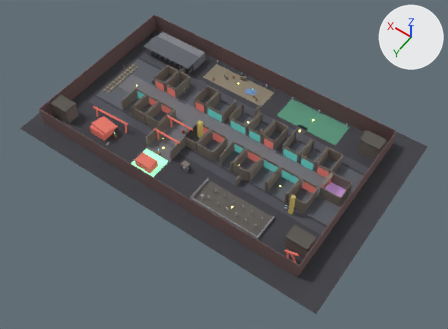
Renders of the glTF model prop_level_yata2.glb from each side of a commit.
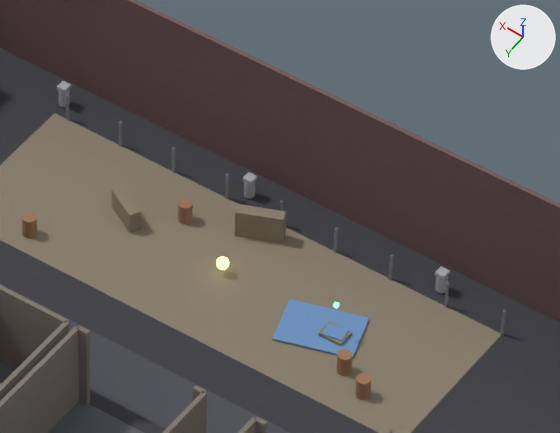
There are two pictures of each version: one whole from a 50 mm lens placed at (-106.0, 289.3, 411.4), pointed at (84.5, 22.6, -7.8), one close up on the part from 47% to 63% of the width and 15% to 32% of the height. The axes (+X, +Y, +Z) are drawn at upper right. The lights are the same throughout. The older version's two pictures come first. Vertices at exactly the same position are counted once.

The first close-up shows 'level_yata2'.
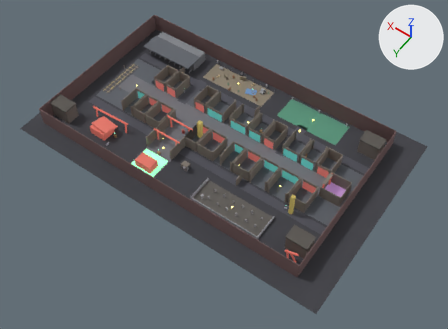
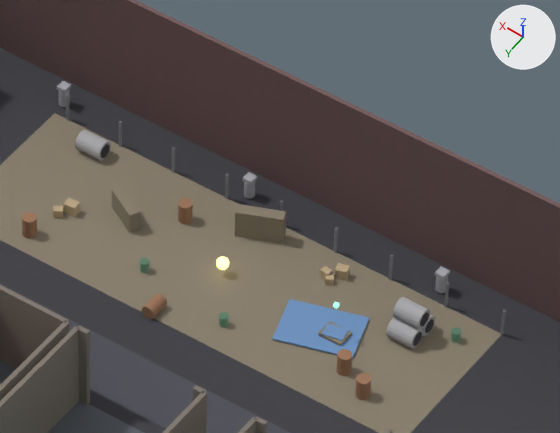
Boxes [x1, y1, x2, y2] around the edits, measured in the close-ups (560 x 433 px):
part 1 of me_立方体, added
    after: [142, 293, 167, 319]
part 2 of me_立方体, added
    after: [393, 297, 430, 329]
part 3 of me_立方体, added
    after: [75, 130, 111, 161]
part 4 of me_立方体, added
    after: [425, 319, 434, 333]
part 5 of me_立方体, added
    after: [413, 332, 422, 346]
part 6 of me_立方体, added
    after: [420, 313, 429, 327]
part 7 of me_立方体, added
    after: [101, 144, 110, 158]
part 8 of me_立方体, added
    after: [219, 319, 228, 328]
part 9 of me_立方体, added
    after: [140, 264, 149, 273]
part 10 of me_立方体, added
    after: [451, 334, 461, 343]
part 11 of me_立方体, added
    after: [219, 312, 229, 320]
part 12 of me_立方体, added
    after: [139, 258, 150, 266]
part 13 of me_立方体, added
    after: [451, 328, 462, 336]
part 14 of me_立方体, added
    after: [335, 263, 350, 281]
part 15 of me_立方体, added
    after: [320, 266, 333, 280]
part 16 of me_立方体, added
    after: [325, 275, 334, 285]
part 17 of me_立方体, added
    after: [63, 198, 80, 217]
part 18 of me_立方体, added
    after: [53, 206, 63, 218]
part 19 of me_立方体, added
    after: [386, 315, 435, 349]

What changed in the scene script:
```text
Change me_立方体:
    remove me_立方体.from_pydata(...)  # 13248 vertices, 24454 faces; spans x -50.0..250.0, y -90.0..99.0, z -1.0..22.0
    add me_立方体.from_pydata(...)  # 13766 vertices, 25414 faces; spans x -50.0..250.0, y -90.0..99.0, z -1.0..22.0
    me_立方体 part 1: a new loose piece, a 16-sided cylinder along y spanning x 127.1..128.9, y -48.4..-45.6, z 0.0..1.8, in mat_drum (brown #9e7659)
    me_立方体 part 2: a new loose piece, a 16-sided cylinder along x spanning x 99.2..102.8, y -63.0..-60.4, z 2.2..4.8, in mat_conc (grey #adadb1)
    me_立方体 part 3: a new loose piece, a 16-sided cylinder along x spanning x 148.2..151.8, y -66.3..-63.7, z 0.0..2.6, in mat_conc (grey #adadb1)
    me_立方体 part 4: a new loose piece, a 16-sided cylinder along x spanning x 99.1..102.9, y -63.9..-62.1, z 0.4..2.2, in mat_bore (dark grey #38383f)
    me_立方体 part 5: a new loose piece, a 16-sided cylinder along x spanning x 99.1..102.9, y -61.3..-59.5, z 0.4..2.2, in mat_bore (dark grey #38383f)
    me_立方体 part 6: a new loose piece, a 16-sided cylinder along x spanning x 99.1..102.9, y -62.6..-60.8, z 2.6..4.4, in mat_bore (dark grey #38383f)
    me_立方体 part 7: a new loose piece, a 16-sided cylinder along x spanning x 148.1..151.9, y -65.9..-64.1, z 0.4..2.2, in mat_bore (dark grey #38383f)
    me_立方体 part 8: a new loose piece, a 16-sided cylinder along z spanning x 119.4..120.6, y -50.5..-49.5, z 0.0..1.4, in mat_bin (green #6f9e81)
    me_立方体 part 9: a new loose piece, a 16-sided cylinder along z spanning x 132.4..133.6, y -52.5..-51.5, z 0.0..1.4, in mat_bin (green #6f9e81)
    me_立方体 part 10: a new loose piece, a 16-sided cylinder along z spanning x 95.4..96.6, y -64.6..-63.5, z 0.0..1.4, in mat_bin (green #6f9e81)
    me_立方体 part 11: a new loose piece, a 16-sided cylinder along z spanning x 119.38..120.62, y -50.62..-49.38, z 1.39..1.51, in mat_binlid_120 (green #598169)
    me_立方体 part 12: a new loose piece, a 16-sided cylinder along z spanning x 132.38..133.62, y -52.62..-51.38, z 1.39..1.51, in mat_binlid_133 (green #598169)
    me_立方体 part 13: a new loose piece, a 16-sided cylinder along z spanning x 95.38..96.62, y -64.62..-63.38, z 1.39..1.51, in mat_binlid_96 (green #598169)
    me_立方体 part 14: the loose piece of 8 vertices spanning x 106.0..110.0, y -57.0..-55.0, z 1.0 is copied, and the copy is moved by (5.0, -9.0, 0.0), in mat_card (beige #bfaa86); it spans x 112.0..114.0, y -66.0..-64.0, z 0.0..2.0
    me_立方体 part 15: the loose piece of 8 vertices spanning x 116.0, y -68.0, z 0.0..4.0 is copied, and the copy is scaled about its middle by (3.92, 3.14, 0.3), then moved by (-2.0, 4.0, -1.0), in mat_card (beige #bfaa86); it spans x 114.0..115.0, y -64.0..-63.0, z 0.0..1.0
    me_立方体 part 16: the loose piece of 8 vertices spanning x 116.0, y -68.0, z 0.0..4.0 is copied, and the copy is scaled about its middle by (2.93, 2.34, 0.25), then moved by (-2.0, 5.0, -2.0), in mat_card (beige #bfaa86); it spans x 113.0..114.0, y -64.0..-63.0, z 0.0..1.0
    me_立方体 part 17: the loose piece of 8 vertices spanning x 137.0..143.0, y -60.0..-56.0, z 0.0..3.0 is copied, and the copy is scaled about its middle by (0.349, 0.173, 0.533), then moved by (6.0, 3.0, -1.0), in mat_card (beige #bfaa86); it spans x 145.0..147.0, y -56.0..-54.0, z 0.0..2.0
    me_立方体 part 18: the loose piece of 8 vertices spanning x 157.0..159.0, y -71.0..-69.0, z 3.0 is copied, and the copy is moved by (-11.0, 16.0, -2.0), in mat_card (beige #bfaa86); it spans x 146.0..148.0, y -54.0..-53.0, z 0.0..1.0
    me_立方体 part 19: a new loose piece of 62 vertices spanning x 99.0..103.0, y -64.0..-59.0, z 0.0..3.0, in mat_conc (grey #adadb1)
    add me_立方体.materials.append(mat_conc)  # grey #adadb1
    add me_立方体.materials.append(mat_bore)  # dark grey #38383f
    add me_立方体.materials.append(mat_bin)  # green #6f9e81
    add me_立方体.materials.append(mat_binlid_120)  # green #598169
    add me_立方体.materials.append(mat_binlid_133)  # green #598169
    add me_立方体.materials.append(mat_binlid_96)  # green #598169
    add me_立方体.materials.append(mat_card)  # beige #bfaa86
```
